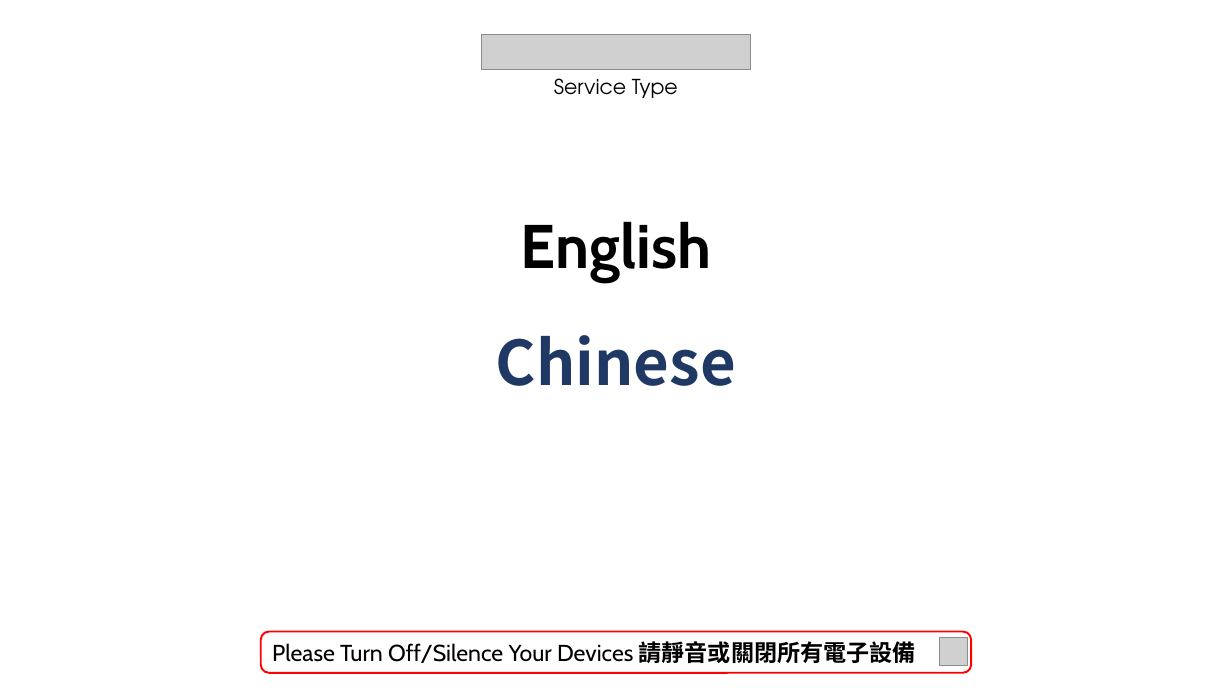
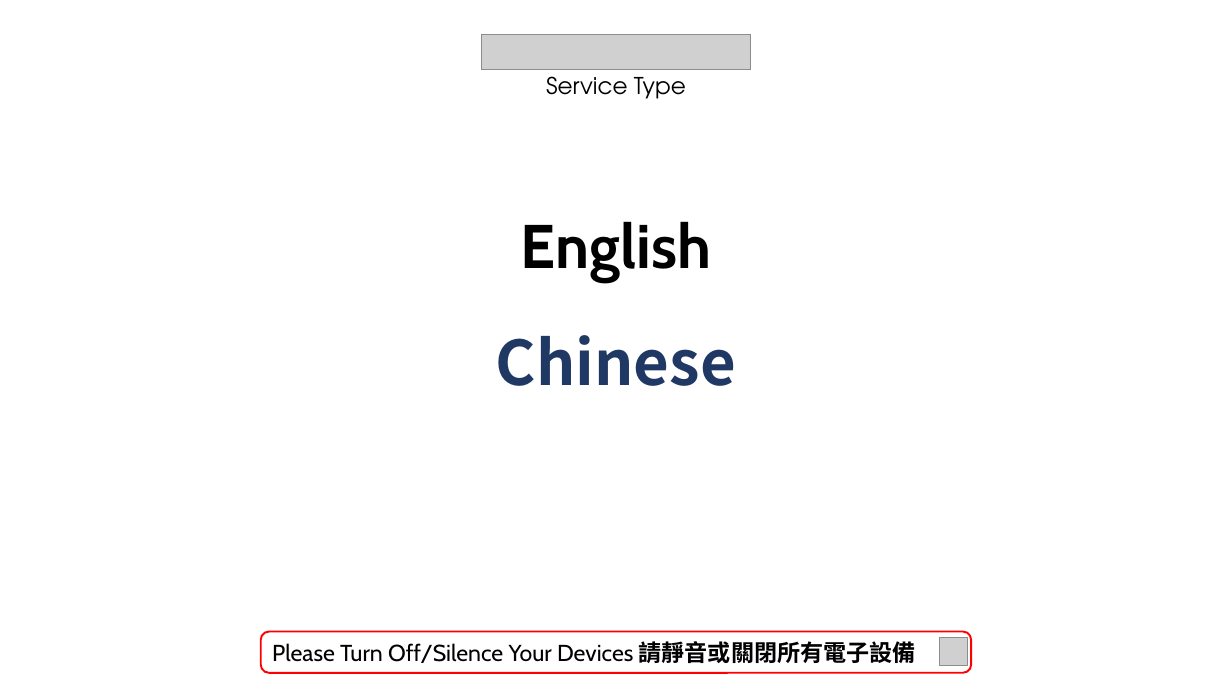
Before and after one commit to calebchanwy/tjc-powerpoint, a slide deck: slide 2 of TJCPowerPoint/Resources/ServiceWidescreen.pptx. Drawn at 1232x693 pixels with LibreOffice and Linux fonts; fonts in the diff are those of the drawing; grey boxes stand for pictures; background and template pictures are left out. Boxes give left, top, right and bottom in pixels: in the first picture for what was removed or moved away, otherwise in the second. Text is boxed around its words. In the diff, an @@ line names an element or a change of style, - is before the commit and + after.

```diff
--- a/TJCPowerPoint/Resources/ServiceWidescreen.pptx
+++ b/TJCPowerPoint/Resources/ServiceWidescreen.pptx
@@ text "Service Type" at box(546, 76, 686, 99): size 16 to 18 pt; more space between paragraphs @@
```
Also in this commit, not shown: 2 other slides changed, 13 other files.
